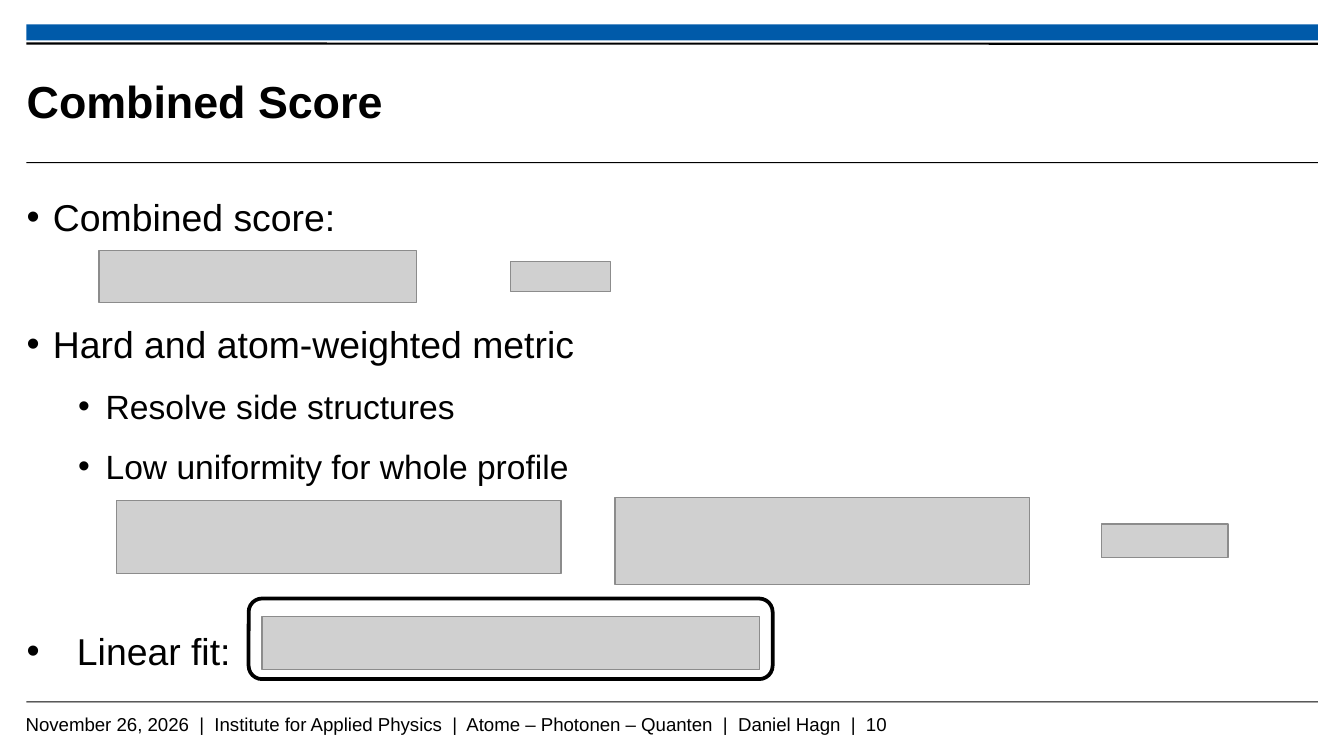
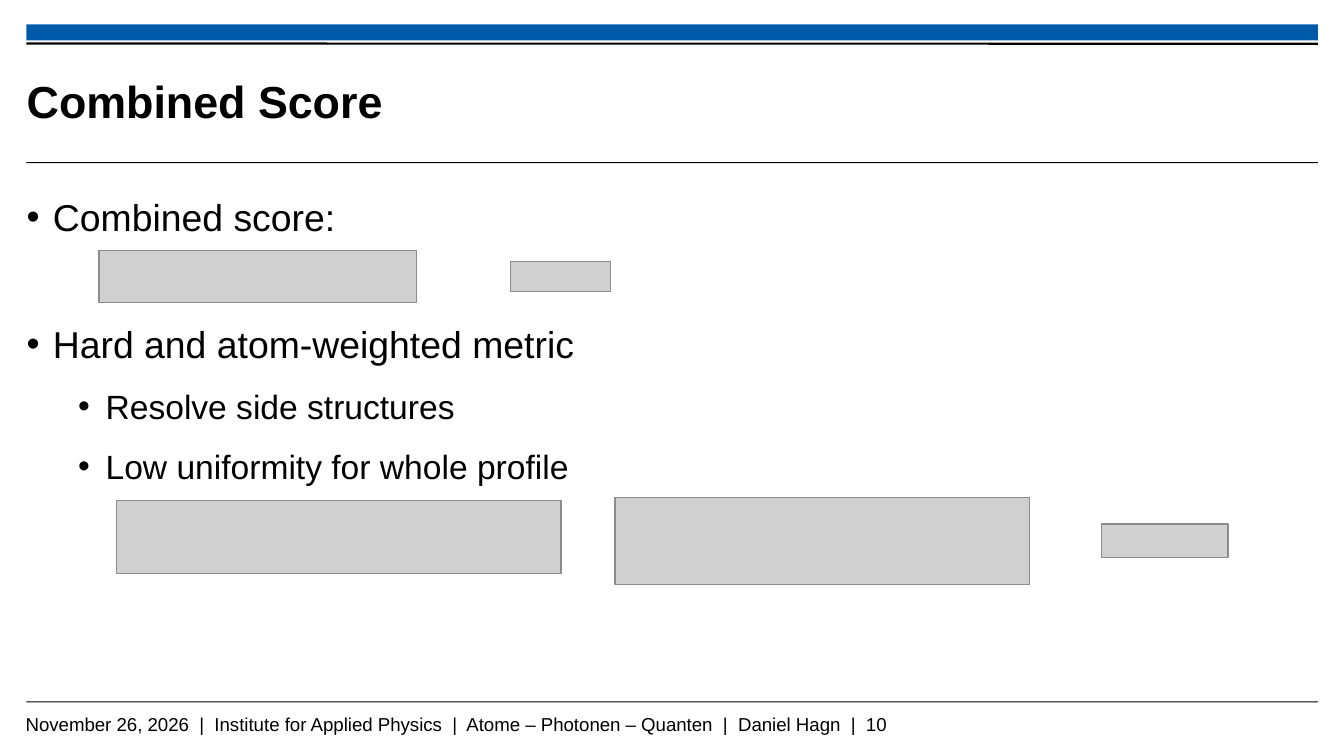
Before and after one commit to Daniel-Hagn-physik/Masterthesis_Backup, a slide deck: slide 10 of Hagn_Daniel_Mastervortrag.pptx. Drawn at 1344x756 pixels with LibreOffice and Linux fonts; fonts in the diff are those of the drawing; grey boxes stand for pictures; background and template pictures are left out. Boxes give left, top, right and bottom in pixels: in the first picture for what was removed or moved away, otherwise in the second. Text is boxed around its words. In the diff, an @@ line names an element or a change of style, - is before the commit and + after.

```diff
--- a/Hagn_Daniel_Mastervortrag.pptx
+++ b/Hagn_Daniel_Mastervortrag.pptx
@@ rounded rectangle removed at [249,598,773,679] @@
@@ picture removed at [262,617,759,669] @@
@@ text at [77,638,230,666]: paragraph removed @@
-  • Linear fit:
```
Also in this commit, not shown: 6 other slides changed.
